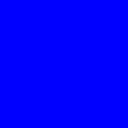
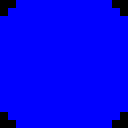
Layer changes from the first 128 × 128 image to the second:
renamed "Spot" to "Tracking", showed it, painted on it over [0, 0, 128, 128]
